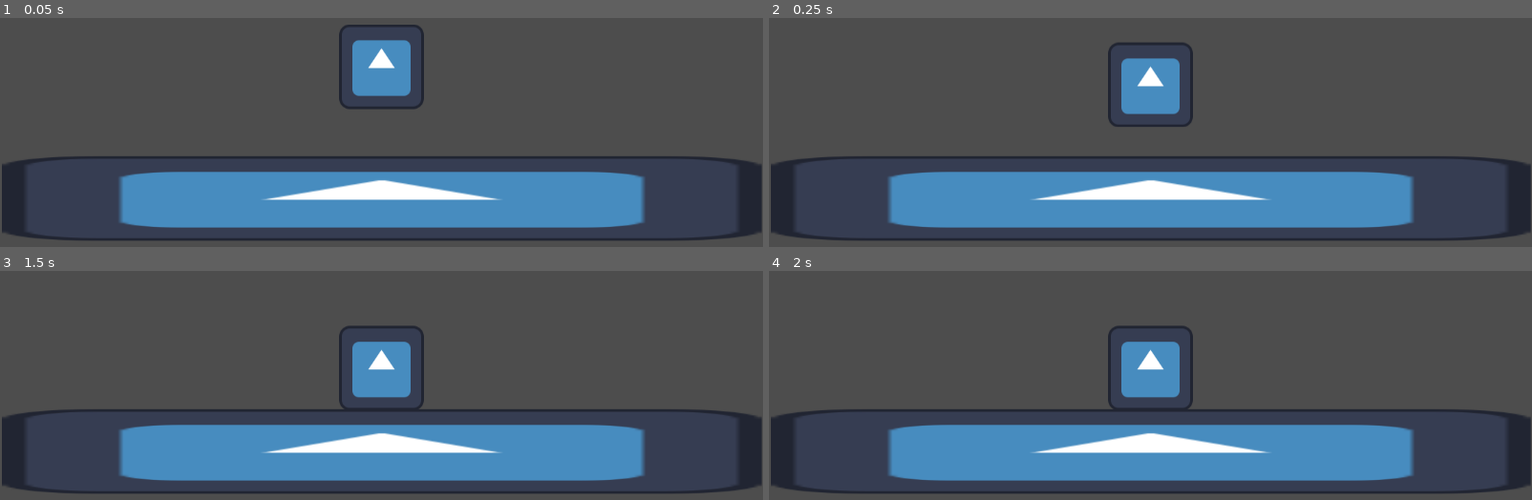
Above: before the commit, frames 1-4 (two rows, left to right).
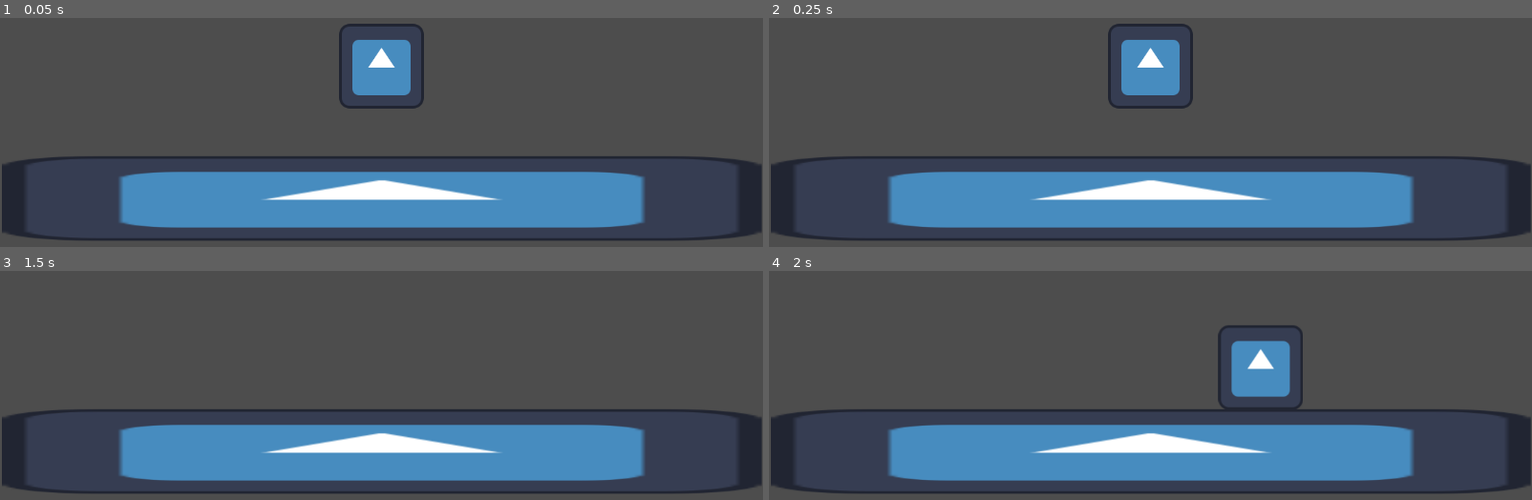
Above: after the commit, the same moments.

Repository: tigerchris2000/LudumDare55
Game: Godot game, scene res://Scenes/test.tscn
Same seed, same stepped clock (60 frames per second), same inputs: the game is played once before the commit and once after it. The engine's default icon, where the game draws it, is replaced by a stand-in: a white triangle on a blue panel in a dark square.
Inputs:
- Up to frame 1 (0.05 s): no input
- Up to frame 2 (0.25 s): no input
- Up to frame 3 (1.5 s): tap Enter (dev) at 0.5 s; hold D (Right) 0.53-1.28 s; hold ] (Dev_Add) 0.53-1.28 s; tap W (Jump) at 0.77, 1.07 s; tap / (Dev_Sub) at 0.8, 1.35 s; tap Space at 1.25 s; hold A (Left) from 1.28 s (still down)
- Up to frame 4 (2 s): keep holding A (Left); tap W (Jump) at 1.52, 1.82 s; tap Enter (dev) at 1.55 s

The runs differ from the first frame. In frame 1, 0.2% of the frame differs, in the area x 45-55%, y 2-40%; in frame 2, 2.0%; in frame 3, 2.4%; in frame 4, 4.8%, in the area x 44-70%, y 23-61%.

Commit message:
grav

Diff:
--- a/Godot/Code/Player.gd
+++ b/Godot/Code/Player.gd
@@ -3,14 +3,59 @@
 @export var max_speed: float = 10
 @export var acc: float = 10
 @export var dec: float = 10
+@export var jump_height: float = 10
+@export var grav: float = 100
 
-var move = Vector2.ZERO
+var move: int = 0
+var grounded = true
 # Called when the node enters the scene tree for the first time.
 func _ready():
 	pass # Replace with function body.
 
 
+func _integrate_forces(state):
+	if grounded:
+		linear_velocity.y = 0
+	if max_speed > abs(linear_velocity.x):
+		linear_velocity.x = max_speed * move
+
 # Called every frame. 'delta' is the elapsed time since the previous frame.
 func _process(delta):
-	# apply_force()
-	pass
+	if Input.is_action_just_pressed("dev"):
+		grounded = true
+		print(grounded)
+
+	if Input.is_action_pressed("Dev_Add"):
+		grav += 1
+		print(grav)
+		# max_speed += 10
+		# print(max_speed)
+		# linear_damp += 0.5
+		# print(linear_damp)
+	if Input.is_action_pressed("Dev_Sub"):
+		grav -= 1
+		print(grav)
+		# max_speed -= 10
+		# print(max_speed)
+		# linear_damp -= 0.5
+		# print(linear_damp)
+
+	if Input.is_action_pressed("Left"):
+		move = -1
+	elif Input.is_action_pressed("Right"):
+		move = 1
+	else:
+		move = 0
+
+
+	apply_force(Vector2.RIGHT * move * acc * delta)
+
+	if Input.is_action_pressed("Jump") and grounded:
+		grounded = false
+		apply_central_impulse(Vector2(0,-1) * jump_height)
+
+	if not grounded:
+		apply_central_impulse(Vector2.DOWN * grav * delta)
+	# print(linear_velocity)
+func is_grounded() -> bool:
+	return true
--- a/Godot/Scenes/test.tscn
+++ b/Godot/Scenes/test.tscn
@@ -12,6 +12,7 @@
 [node name="Node2D" type="Node2D"]
 
 [node name="Player" type="RigidBody2D" parent="."]
+gravity_scale = 0.0
 lock_rotation = true
 angular_damp = -1.0
 script = ExtResource("1_jjbk4")
